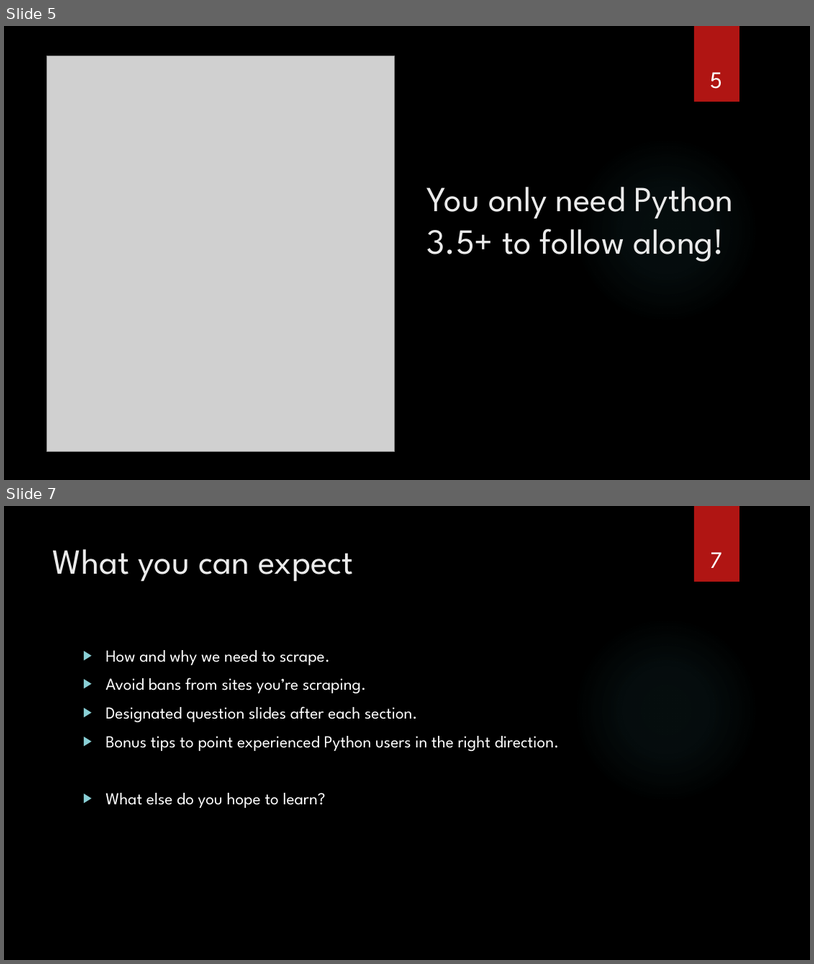
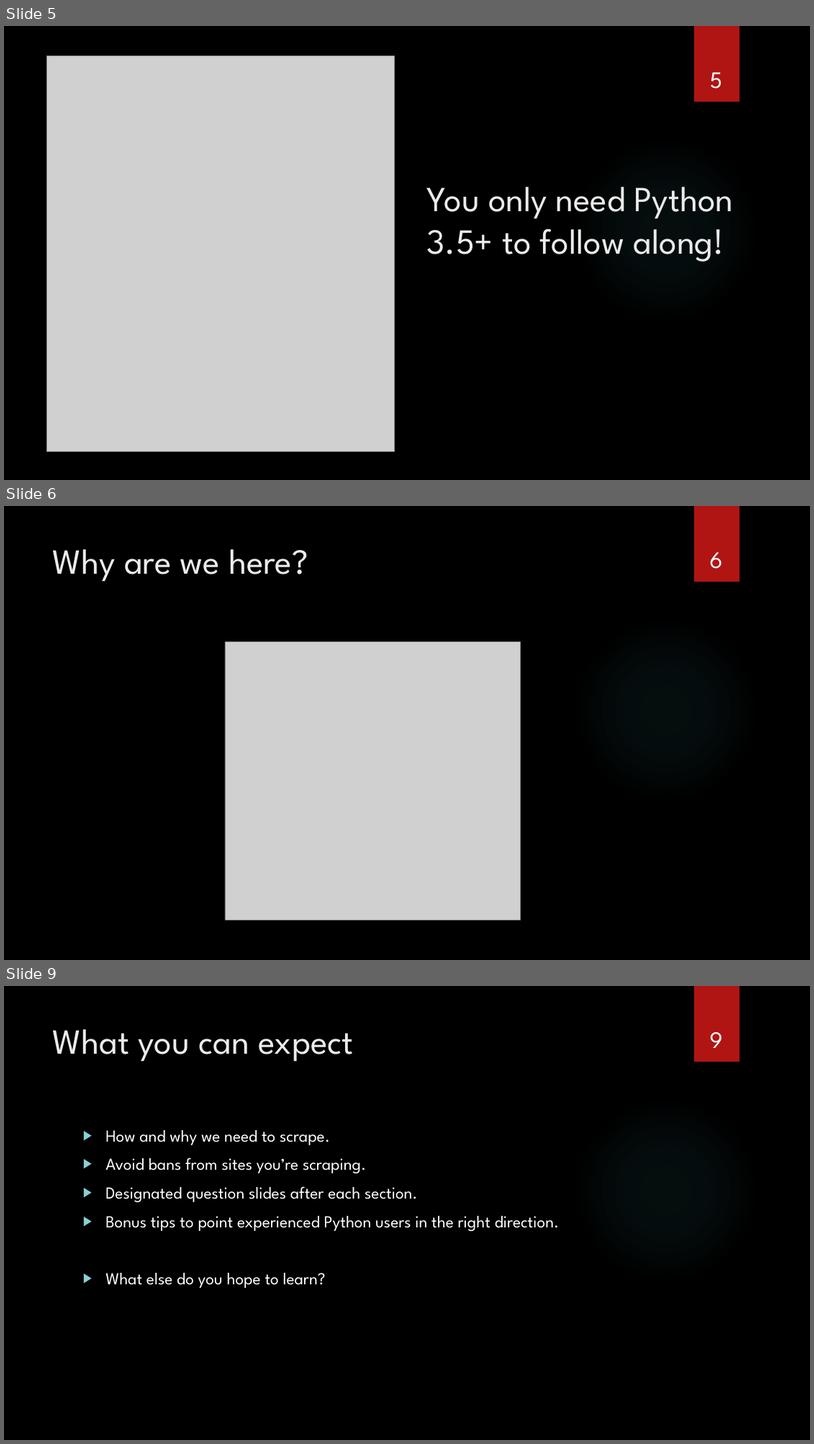
Before and after one commit to nicholas-vogt/modeling-march-madness, a slide deck: 1 Web Scraping.pptx. Shown one above the other, each under a label of ours: slides 5 and 7 before the commit, slides 5, 6 and 9 after it; the slides between them are not shown. The pictures are 814x964 and 814x1444 pixels, drawn with LibreOffice and Linux fonts; fonts in the diff are those of the drawing; grey boxes stand for pictures; background and template pictures are left out. Boxes give left, top, right and bottom in pixels: in the first picture for what was removed or moved away, otherwise in the second. Text is boxed around its words. In the diff, an @@ line names an element or a change of style, - is before the commit and + after.

```diff
--- a/1 Web Scraping.pptx
+++ b/1 Web Scraping.pptx
@@ slide 6 added at (4, 506, 810, 960), background picture (left out); not listed: 2 template elements that a slide beside it also shows @@
@@ title added at (53, 549, 309, 582), 42 pt, text #EBEBEB @@
+Why are we here?
@@ page number added at (710, 552, 723, 569), 28 pt, text #FFFFFF @@
+6
@@ picture added at (225, 641, 521, 919) @@
@@ what was slide 7 is now slide 9 @@
@@ page number at (710, 1032, 723, 1048): text changed @@
-7
+9
```
Also in this commit, not shown: 2 slides changed, 2 other slides added.
